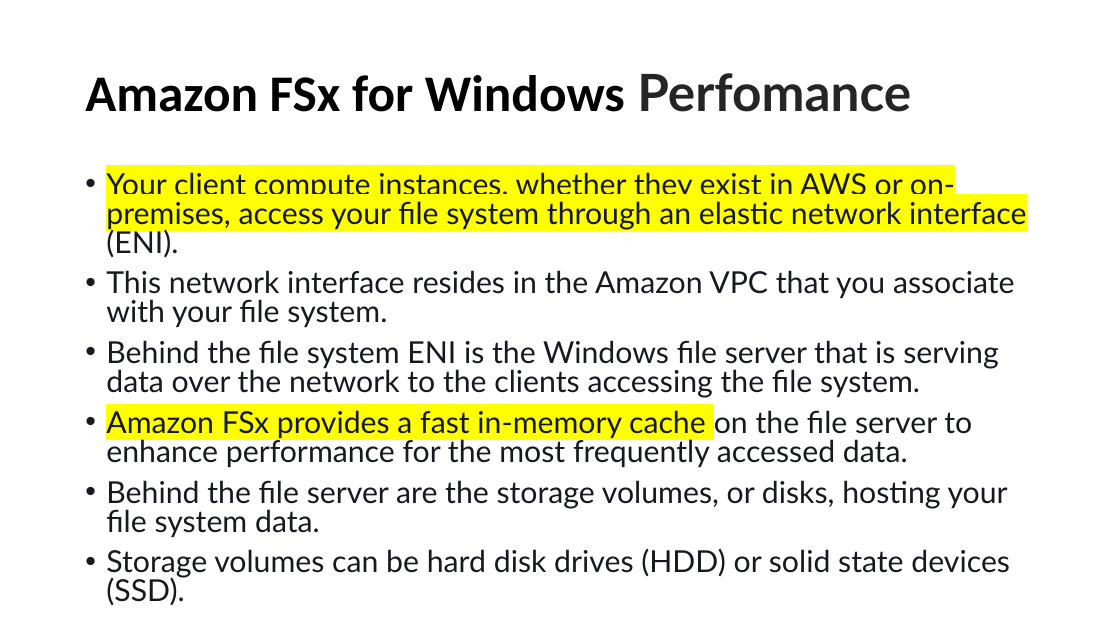
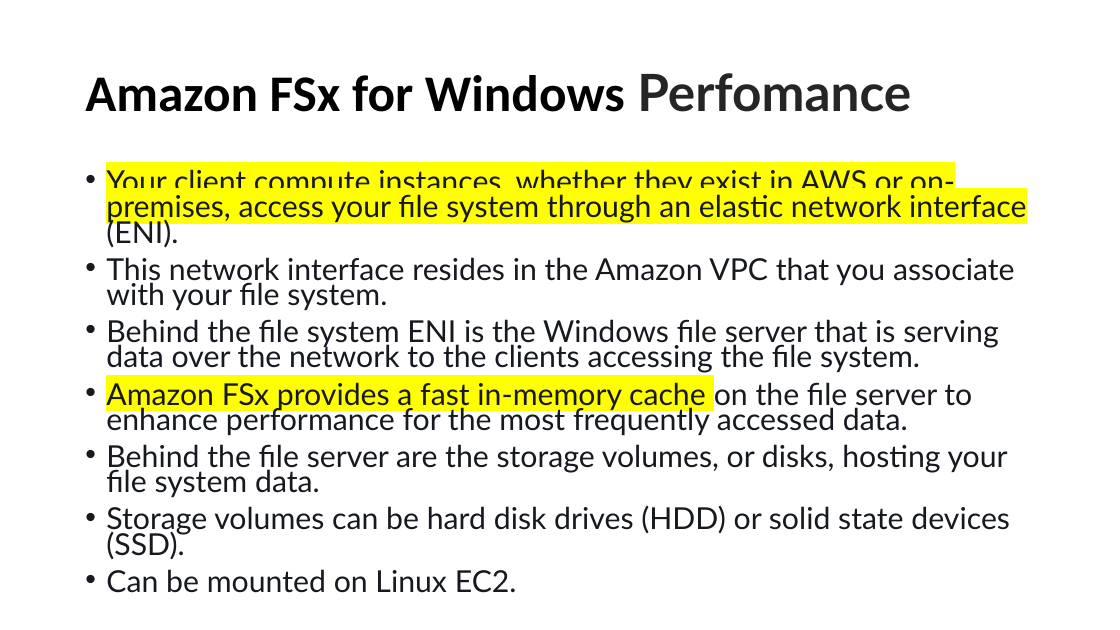
Before and after one commit to IlyaChakun/aws-iba-courses, a slide deck: slide 7 of lecture-materials/Storage/FSx/fsx.pptx. Drawn at 1120x630 pixels with LibreOffice and Linux fonts; fonts in the diff are those of the drawing. Boxes give left, top, right and bottom in pixels: in the first picture for what was removed or moved away, otherwise in the second. Text is boxed around its words. In the diff, an @@ line names an element or a change of style, - is before the commit and + after.

```diff
--- a/lecture-materials/Storage/FSx/fsx.pptx
+++ b/lecture-materials/Storage/FSx/fsx.pptx
@@ text at box(106, 169, 1026, 559): paragraph added @@
+• Can be mounted on Linux EC2.
@@ text at box(106, 169, 1026, 559): line spacing 0.8 to 0.7 @@
```
Also in this commit, not shown: 4 other slides changed, 3 slides added, 4 other files.
